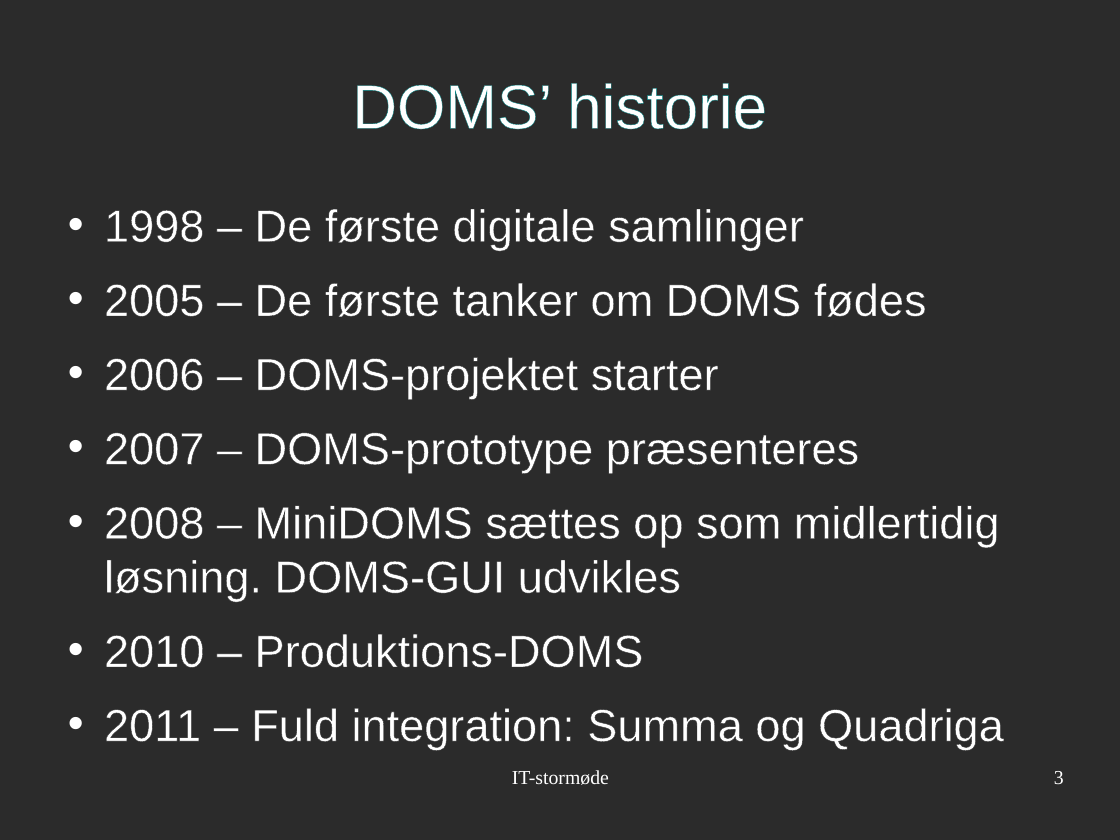
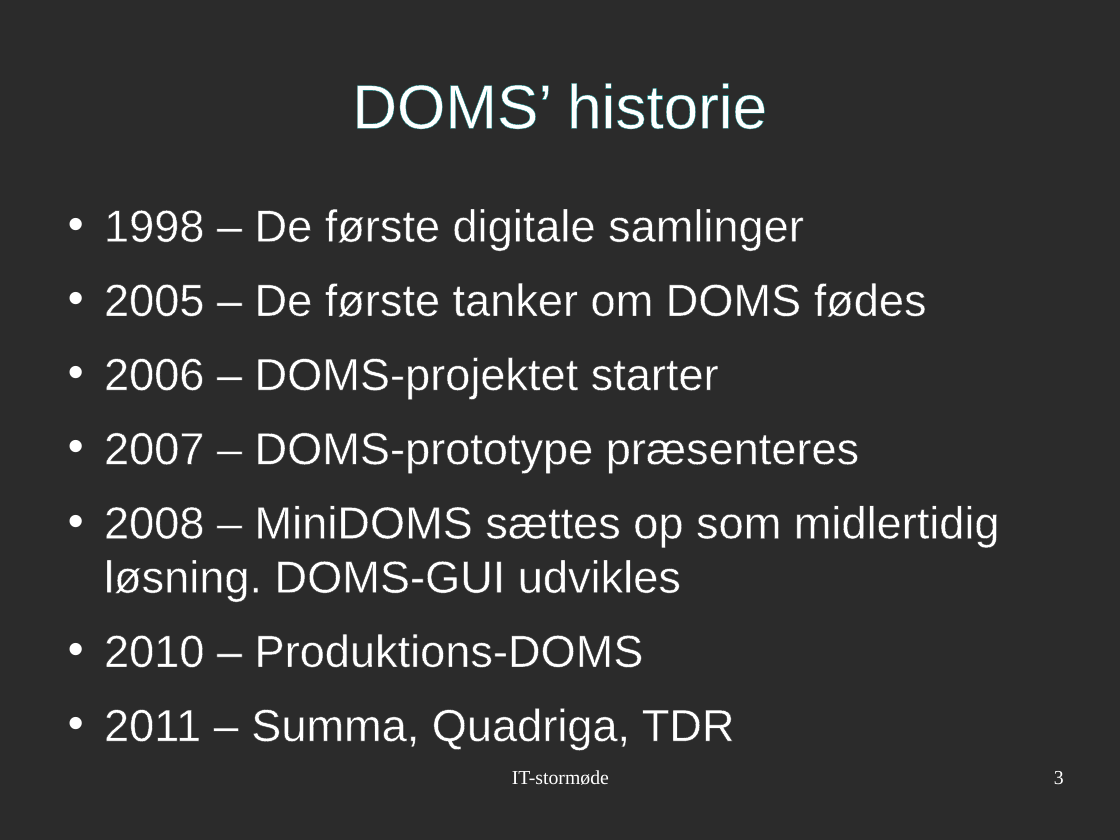
Before and after one commit to ravn/doms-server, a slide deck: slide 3 of docs/20091115 IT Stormoede DOMS presentation (Danish).odp. Drawn at 1120x840 pixels with LibreOffice and Linux fonts; fonts in the diff are those of the drawing; background and template pictures are left out; a plain dark background stands for a picture behind light text. Boxes give left, top, right and bottom in pixels: in the first picture for what was removed or moved away, otherwise in the second. Text is boxed around its words. In the diff, an @@ line names an element or a change of style, - is before the commit and + after.

```diff
--- a/docs/20091115 IT Stormoede DOMS presentation (Danish).odp
+++ b/docs/20091115 IT Stormoede DOMS presentation (Danish).odp
@@ text at (104, 708, 735, 749): text changed @@
-• 2011 – Fuld integration: Summa og Quadriga
+• 2011 – Summa, Quadriga, TDR
```
Also in this commit, not shown: 13 other slides changed, 1 other file.
